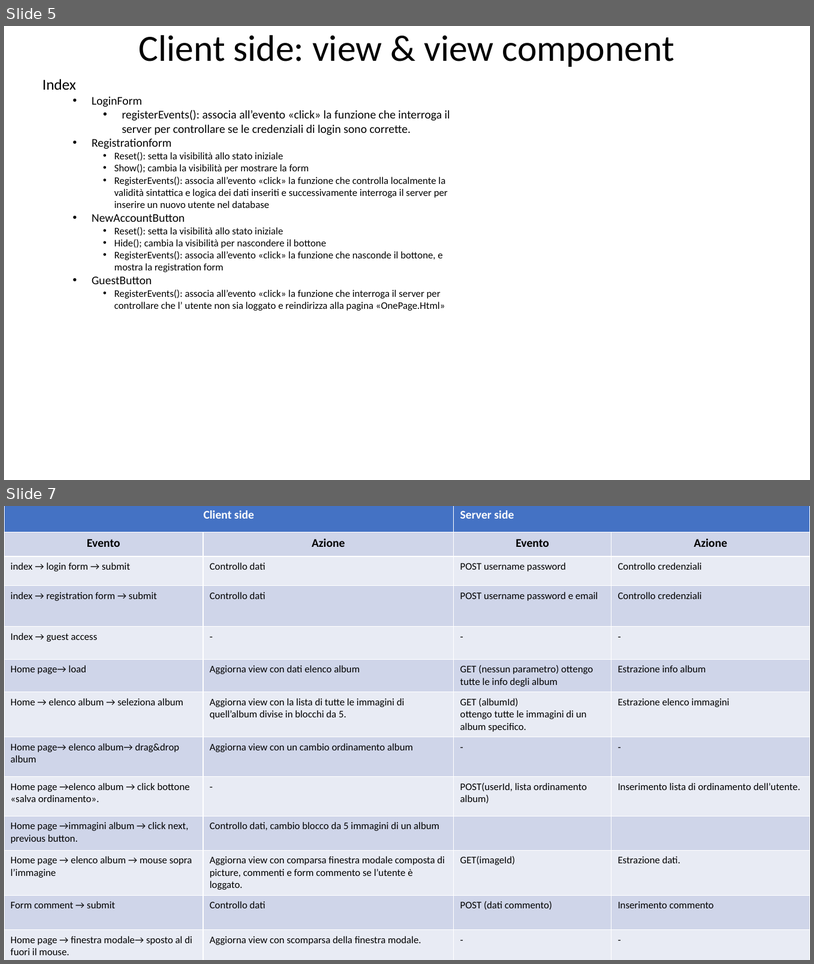
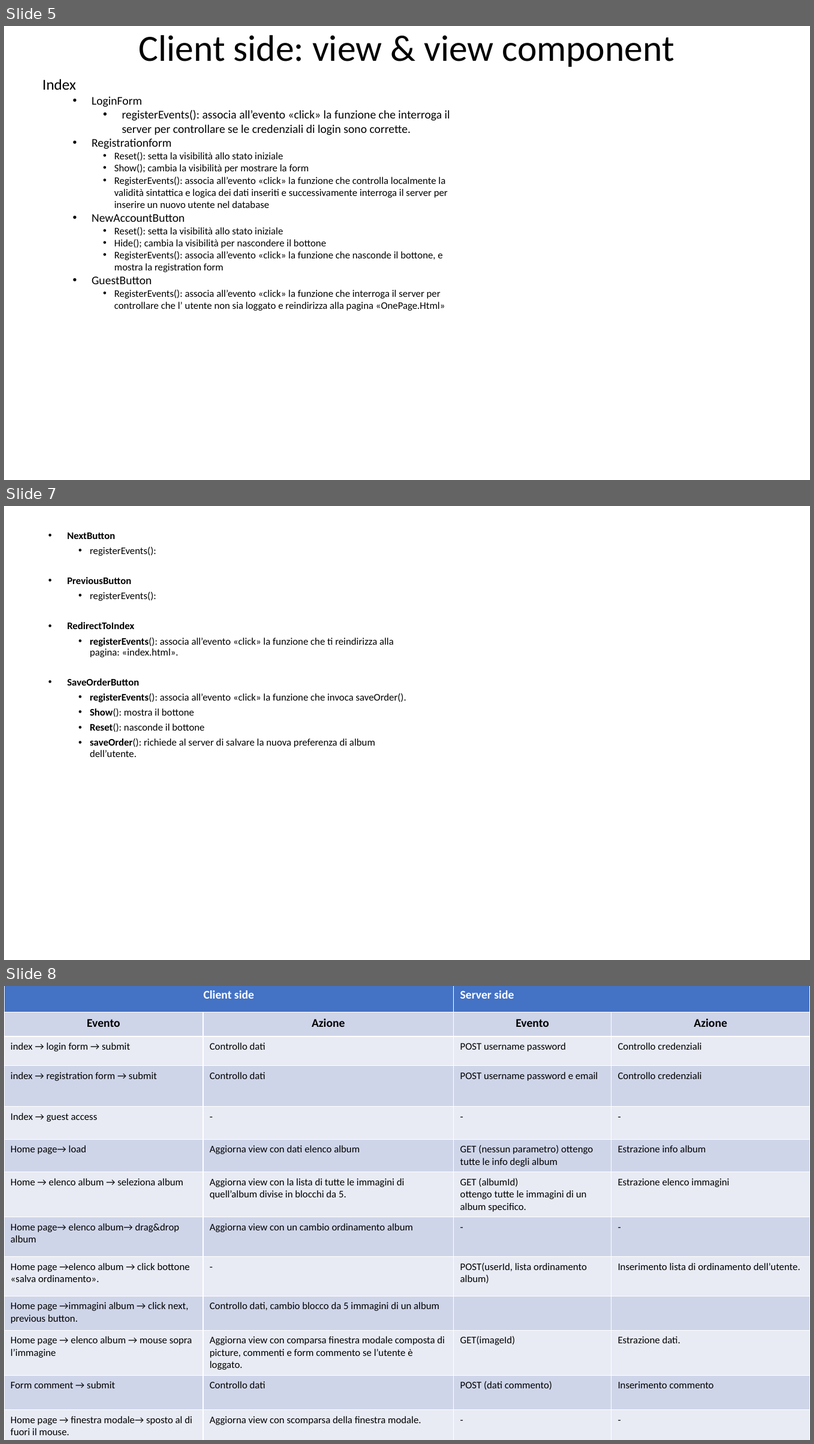
Before and after one commit to Giulsmoon/TecnologiePerIlWeb_Project1, a slide deck: Presentazioni Powerpoint/Progetto1_versione_RIA.pptx. Shown one above the other, each under a label of ours: slides 5 and 7 before the commit, slides 5, 7 and 8 after it; the slides between them are not shown. The pictures are 814x964 and 814x1444 pixels, drawn with LibreOffice and Linux fonts; fonts in the diff are those of the drawing. Boxes give left, top, right and bottom in pixels: in the first picture for what was removed or moved away, otherwise in the second. Text is boxed around its words. In the diff, an @@ line names an element or a change of style, - is before the commit and + after.

```diff
--- a/Presentazioni Powerpoint/Progetto1_versione_RIA.pptx
+++ b/Presentazioni Powerpoint/Progetto1_versione_RIA.pptx
@@ slide 7 added at <box>4,506,810,960</box>, background #FFFFFF @@
@@ text added at <box>67,532,407,757</box>, 12 pt, text #000000 @@
+  • NextButton
+    • registerEvents():
+  • PreviousButton
+    • registerEvents():
+  • RedirectToIndex
+    • registerEvents(): associa all’evento «click» la funzione che ti reindirizza alla pagina: «index.html».
+  • SaveOrderButton
+    • registerEvents(): associa all’evento «click» la funzione che invoca saveOrder().
+    • Show(): mostra il bottone
+    • Reset(): nasconde il bottone
+    • saveOrder(): richiede al server di salvare la nuova preferenza di album dell’utente.
@@ what was slide 7 is now slide 8 @@
```
Also in this commit, not shown: 1 slide changed.
